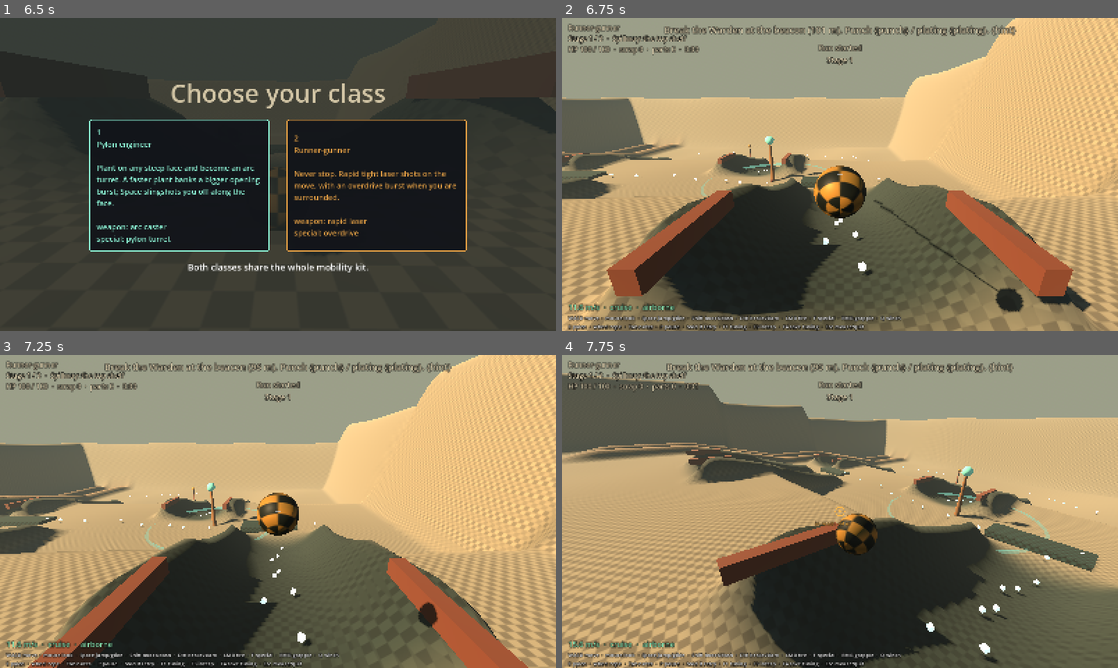
Above: before the commit, frames 1-4 (two rows, left to right).
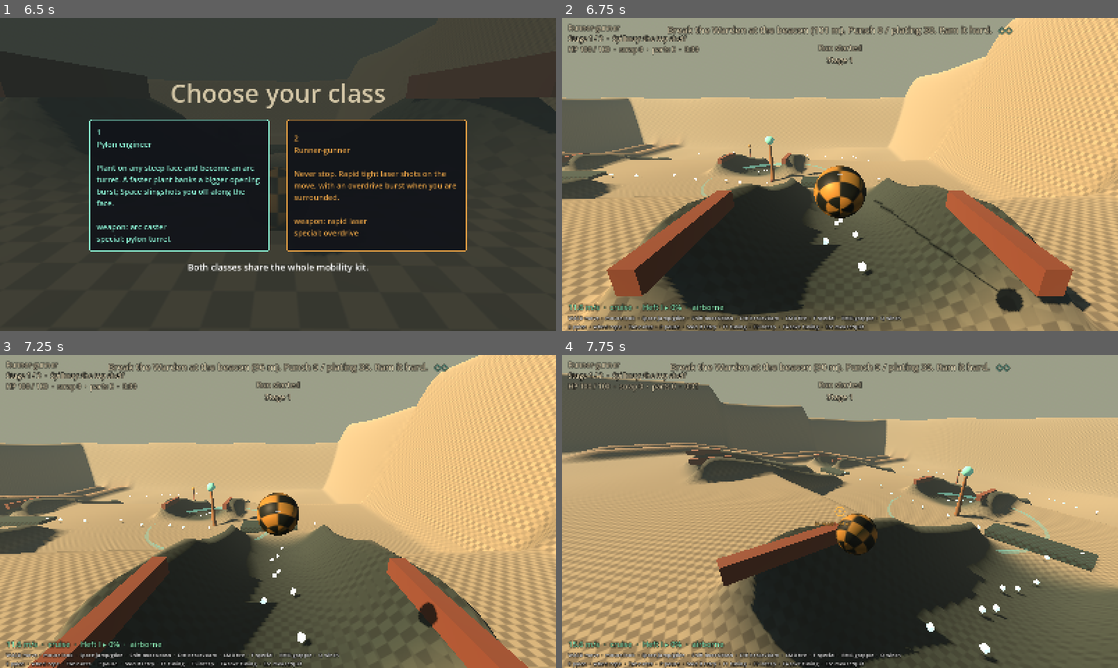
Above: after the commit, the same moments.

Repository: bananahana720/scrapkeep
Game: Godot game, scene res://main.tscn
Two runs of this game, one before a commit and one after it. Both use one fixed random seed, a clock stepped at 60 frames per second and the inputs below.
Inputs (mouse positions are in pixels of both pictures, inside the frame that each line leads up to):
- Up to frame 1 (6.5 s): tap Enter at 0.5, 2, 3.5, 5.1 s; move the mouse to (400, 158) at 0.52 s; hold D (cl_right) 0.53-1.25 s; tap Shift (cl_boost) at 0.6 s; click (400, 158) at 0.67 s; tap Space (cl_jump) at 0.77, 1.25, 2.75, 3.77, 4.25 s; drag from (166, 190) to (250, 237) at 1.27 s; move the mouse to (333, 105) at 2.02 s; hold D (cl_right) 2.03-2.75 s; tap E (cl_mount) at 2.1 s; click (333, 105) at 2.17 s; drag from (250, 237) to (111, 127) at 2.77 s; move the mouse to (444, 221) at 3.52 s; hold A (cl_left) 3.53-4.25 s; tap F (cl_special) at 3.6 s; click (444, 221) at 3.67 s; drag from (111, 127) to (194, 96) at 4.27 s; move the mouse to (305, 174) at 5.02 s; hold S (cl_back) 5.03-5.75 s; click (305, 174) at 5.17 s; drag from (194, 96) to (166, 190) at 5.77 s
- Up to frame 2 (6.75 s): move the mouse to (962, 158) at 6.52 s; hold W (cl_forward) from 6.53 s (still down); tap 2 at 6.6 s; click (962, 158) at 6.67 s
- Up to frame 3 (7.25 s): keep holding W (cl_forward); tap Space (cl_jump) at 6.77 s
- Up to frame 4 (7.75 s): keep holding W (cl_forward); move the mouse to (812, 511) at 7.27 s; tap N at 7.35 s; click (812, 511) at 7.42 s; tap Space (cl_jump) at 7.52 s

Frame 1 is identical in both runs. In frame 2, 1.2% of the frame differs, in the area x 14-82%, y 2-94%; in frame 3, 1.2%; in frame 4, 1.3%.

Commit message:
core-loop spine: Warden objective line, heft label and core pips
The objective names the Warden, punch against plating from the spawner, and
the stage hint; the unsealed path uses the beacon_unsealed wording. The HUD
shows Heft class and progress beside the speed tier, and a core pip row beside
the objective. spine_objective_test covers stages 1 and 2, the label and pips.

Co-Authored-By: Claude Opus 5.5 (1M context) <noreply@anthropic.com>

Diff:
--- a/sketches/core-loop/src/core/flow.gd
+++ b/sketches/core-loop/src/core/flow.gd
@@ -275,13 +275,21 @@
 func objective_text() -> String:
 	var ball: Vector3 = ctx.player.ball_position()
 	var to_beacon: float = Vector2(ball.x - beacon.global_position.x, ball.z - beacon.global_position.z).length()
+	var percent := int(beacon.fraction() * 100.0)
+	var fight := {
+		"distance": int(to_beacon),
+		"percent": percent,
+		"punch": int(punch_now()),
+		"plating": int(warden_plating()),
+		"hint": stage_def()["warden_hint"],
+	}
 	match state:
-		STAGE:
-			return EventKinds.objective("stage_entered", {"distance": int(to_beacon)})
-		BEACON:
-			var text := EventKinds.objective("beacon_charge_changed", {"percent": int(beacon.fraction() * 100.0)})
+		STAGE, BEACON:
+			if sealed:
+				return EventKinds.objective("stage_entered" if state == STAGE else "beacon_charge_changed", fight)
+			var text := EventKinds.objective("beacon_unsealed", fight)
 			if not beacon.in_ring(ball):
-				text += "  Outside the ring: %d m back." % int(to_beacon - beacon.radius)
+				text += "  The ring is %d m away." % int(maxf(0.0, to_beacon - beacon.radius))
 			return text
 		GATES:
 			return EventKinds.objective("reward_offered")
--- a/sketches/core-loop/src/ui/hud.gd
+++ b/sketches/core-loop/src/ui/hud.gd
@@ -33,6 +33,7 @@
 var reticle
 
 var _objective: Label
+var _pips: Label
 var _status: Label
 var _speed: Label
 var _hint: Label
@@ -45,12 +46,22 @@
 	game = game_ref
 	layer = 1
 
+	# The objective and the core pips share one centred row: the pips are the bonus
+	# cores that overcharge this stage's gates, so they sit beside what the stage wants.
+	var row := HBoxContainer.new()
+	row.set_anchors_preset(Control.PRESET_CENTER_TOP)
+	row.position = Vector2(-700.0, 16.0)
+	row.custom_minimum_size = Vector2(1400.0, 0.0)
+	row.alignment = BoxContainer.ALIGNMENT_CENTER
+	row.add_theme_constant_override("separation", 18)
+	row.mouse_filter = Control.MOUSE_FILTER_IGNORE
+	add_child(row)
 	_objective = _label(26)
-	_objective.set_anchors_preset(Control.PRESET_CENTER_TOP)
 	_objective.horizontal_alignment = HORIZONTAL_ALIGNMENT_CENTER
-	_objective.position = Vector2(-600.0, 16.0)
-	_objective.custom_minimum_size = Vector2(1200.0, 0.0)
-	add_child(_objective)
+	row.add_child(_objective)
+	_pips = _label(26)
+	_pips.add_theme_color_override("font_color", EventKinds.color("core_gained"))
+	row.add_child(_pips)
 
 	_status = _label(20)
 	_status.position = Vector2(18.0, 14.0)
@@ -123,6 +134,25 @@
 
 func _on_fact(kind: String) -> void:
 	toast(EventKinds.hud(kind), EventKinds.color(kind))
+
+
+# "Heft II ▸ 40%": the class, and how far toward the next one.
+func heft_text() -> String:
+	var run = game.run
+	var cls: int = run.heft_class()
+	if cls >= RunState.HEFT_CLASS_AT.size():
+		return "Heft %s ▸ max" % RunState.roman(cls)
+	return "Heft %s ▸ %d%%" % [RunState.roman(cls), int(run.heft_progress() * 100.0)]
+
+
+# Two slots, one per gate tier the cores can buy, and a count past that.
+static func core_pips(cores: int) -> String:
+	var shown := ""
+	for i in RunState.CORE_TIER_CAP:
+		shown += "◆" if i < cores else "◇"
+	if cores > RunState.CORE_TIER_CAP:
+		shown += " +%d" % (cores - RunState.CORE_TIER_CAP)
+	return shown
 
 
 func toast(text: String, color := Palette.SAND) -> void:
@@ -163,6 +193,7 @@
 	var flow = game.flow
 	var playing: bool = flow.in_play()
 	_objective.visible = playing
+	_pips.visible = playing
 	_status.visible = playing
 	_speed.visible = playing
 	_hint.visible = playing
@@ -171,6 +202,7 @@
 		_restart.text = ""
 		return
 	_objective.text = flow.objective_text()
+	_pips.text = core_pips(game.run.bonus_cores)
 	_objective.add_theme_color_override("font_color", EventKinds.color("beacon_charge_changed") if flow.state_name() == "beacon" else Palette.SAND)
 
 	var run = game.run
@@ -185,7 +217,7 @@
 
 	var state = game.player.state
 	var speed: float = state.velocity.length()
-	_speed.text = "%.1f m/s  ·  %s%s%s" % [speed, SpeedTier.label(state.tier),
+	_speed.text = "%.1f m/s  ·  %s  ·  %s%s%s" % [speed, SpeedTier.label(state.tier), heft_text(),
 		"" if state.grounded else "  ·  airborne",
 		"  ·  MOUNTED: fire from the pylon, Space slingshots off" if game.player.kit.mounted else ""]
 	_speed.add_theme_color_override("font_color", SpeedTier.COLORS[state.tier])
--- /dev/null
+++ b/sketches/core-loop/tests/spine_objective_test.gd
@@ -0,0 +1,62 @@
+extends SceneTree
+
+const Game := preload("res://src/game.gd")
+const Intent := preload("res://src/movement/intent.gd")
+const SpawnerDouble := preload("res://tests/doubles/spine_spawner_double.gd")
+
+# The objective line names the Warden, the player's punch against its plating and the
+# stage's hint, never the word optional; the HUD shows the heft class and the cores.
+
+var _game
+var _frames := 0
+var _failures := 0
+var _stage_one := ""
+
+
+func _initialize() -> void:
+	_game = Game.new()
+	_game.test_mode = true
+	root.add_child(_game)
+
+
+func _report(label: String, ok: bool, detail: String) -> void:
+	if not ok:
+		_failures += 1
+	print("[%s] %s -> %s" % [label, detail, "PASS" if ok else "FAIL"])
+
+
+func _process(_delta: float) -> bool:
+	if _game.flow == null:
+		return false
+	_frames += 1
+	if _frames == 1:
+		var double := SpawnerDouble.new()
+		_game.add_child(double)
+		double.setup(_game.ctx)
+		_game.ctx.spawner = double
+		_game.ctx.calm = true
+		_game.flow.force_warden = true
+		_game.player.source = Intent.Scripted.new()
+		_game.flow.press_start()
+		_game.flow.choose_class(0)
+		_stage_one = _game.flow.objective_text()
+		_game.run.add_scrap(75, Vector3.ZERO)
+		_game.run.add_core("event", Vector3.ZERO)
+		return false
+	if _frames < 4:
+		return false
+	var hud = _game.hud
+	_report("stage 1 objective", _stage_one.contains("Warden") and _stage_one.contains("30") and _stage_one.contains("Ram it hard.") and not _stage_one.to_lower().contains("optional"),
+		"\"%s\"" % _stage_one)
+	_report("heft label", hud.heft_text().begins_with("Heft II") and String(hud._speed.text).contains("Heft II"),
+		"after add_scrap(75) the HUD reads \"%s\"" % hud.heft_text())
+	_report("core pips", hud._pips.text == "◆◇" and hud.core_pips(0) == "◇◇" and hud.core_pips(3) == "◆◆ +1",
+		"one bonus core shows \"%s\"; none \"%s\"; three \"%s\"" % [hud._pips.text, hud.core_pips(0), hud.core_pips(3)])
+	_game.flow.enter_stage(2, Vector3(0.0, 0.0, 14.0), false)
+	var stage_two: String = _game.flow.objective_text()
+	_report("stage 2 objective", stage_two.contains("60") and stage_two.contains("vent caps") and not stage_two.to_lower().contains("optional"),
+		"\"%s\"" % stage_two)
+	print("spine_objective_test: %s" % ("PASS" if _failures == 0 else "FAIL (%d)" % _failures))
+	_game.free()
+	quit(0 if _failures == 0 else 1)
+	return true
